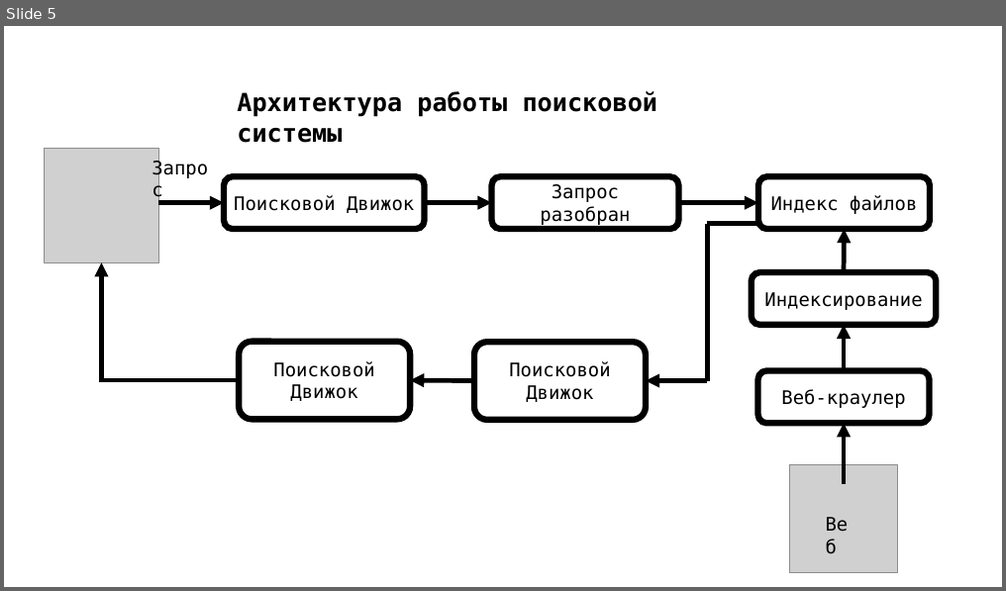
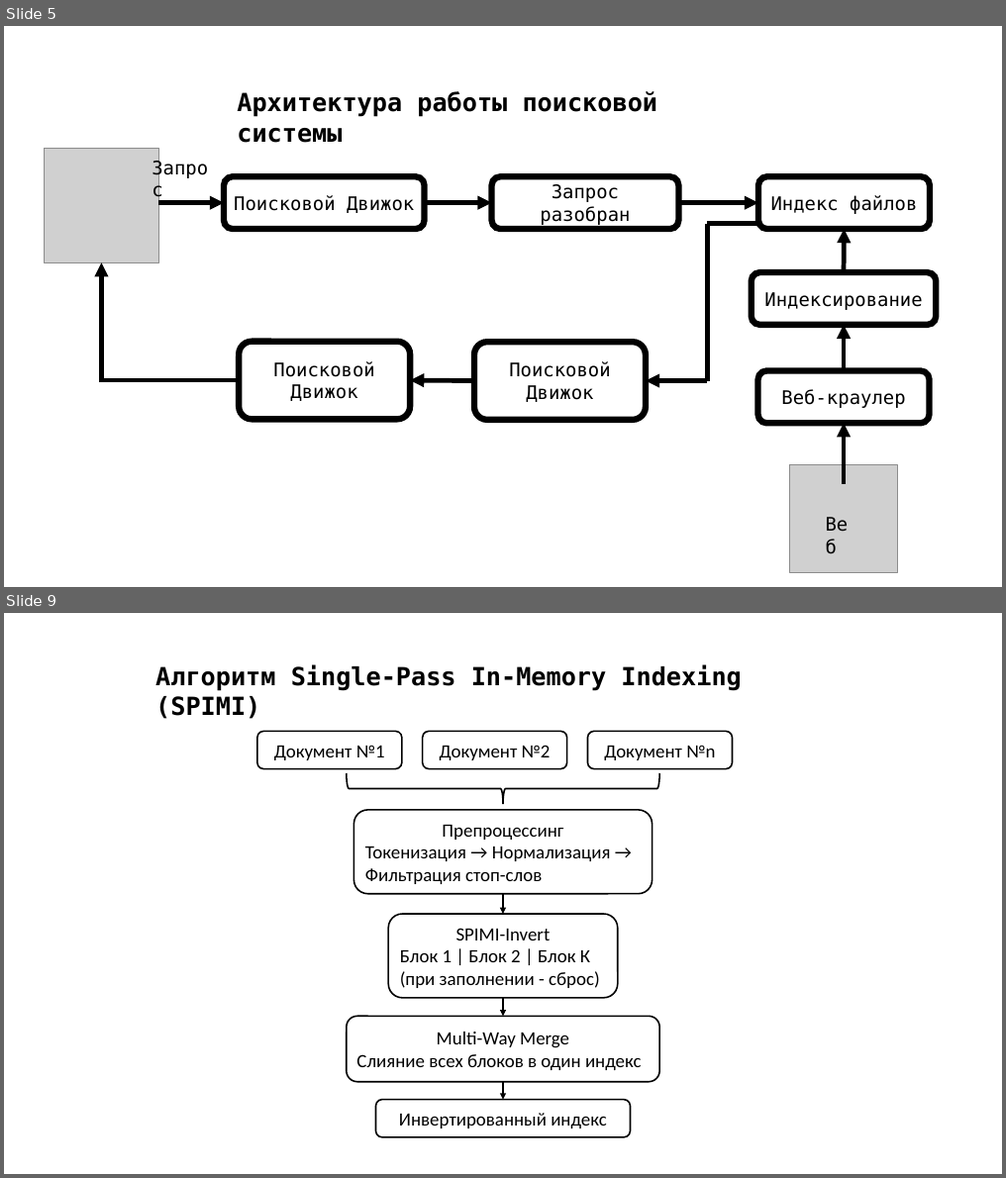
Before and after one commit to 0xK3rn0de/kursach_search, a slide deck: преза.pptx. Shown one above the other, each under a label of ours: slide 5 before the commit, slides 5 and 9 after it; the slides between them are not shown. The pictures are 1006x591 and 1006x1178 pixels, drawn with LibreOffice and Linux fonts; fonts in the diff are those of the drawing; grey boxes stand for pictures. Boxes give left, top, right and bottom in pixels: in the first picture for what was removed or moved away, otherwise in the second. Text is boxed around its words. In the diff, an @@ line names an element or a change of style, - is before the commit and + after.

```diff
--- a/преза.pptx
+++ b/преза.pptx
@@ slide 9 added at box(4, 613, 1002, 1174), background #FFFFFF @@
@@ text added at box(155, 664, 741, 719), 24 pt, text #000000, bold @@
+Алгоритм Single-Pass In-Memory Indexing (SPIMI)
@@ rounded rectangle added at box(257, 731, 402, 768), fill #FFFFFF, outline #000000 1.5 pt, 18 pt, text #000000 @@
+Документ №1
@@ rounded rectangle added at box(423, 731, 567, 768), fill #FFFFFF, outline #000000 1.5 pt, 18 pt, text #000000 @@
+Документ №2
@@ rounded rectangle added at box(588, 731, 733, 768), fill #FFFFFF, outline #000000 1.5 pt, 18 pt, text #000000 @@
+Документ №n
@@ right brace added at box(347, 774, 659, 805), outline #000000 1.5 pt @@
@@ rounded rectangle added at box(353, 810, 651, 894), fill #FFFFFF, outline #000000 1.5 pt, 18 pt, text #000000 @@
+Препроцессинг
+Токенизация → Нормализация → Фильтрация стоп-слов
@@ arrow added from (503, 894) to (503, 914), #000000 1.5 pt @@
@@ rounded rectangle added at box(388, 914, 617, 998), fill #FFFFFF, outline #000000 1.5 pt, 18 pt, text #000000 @@
+SPIMI-Invert
+Блок 1 | Блок 2 | Блок К
+(при заполнении - сброс)
@@ arrow added from (503, 998) to (503, 1017), #000000 1.5 pt @@
@@ rounded rectangle added at box(347, 1017, 659, 1082), fill #FFFFFF, outline #000000 1.5 pt, 18 pt, text #000000 @@
+Multi-Way Merge
+Слияние всех блоков в один индекс
@@ arrow added from (503, 1082) to (503, 1100), #000000 1.5 pt @@
@@ rounded rectangle added at box(376, 1100, 631, 1137), fill #FFFFFF, outline #000000 1.5 pt, 18 pt, text #000000 @@
+Инвертированный индекс
```
Also in this commit, not shown: 2 slides changed, 6 other slides added, 11 slides removed, 15 other files.
